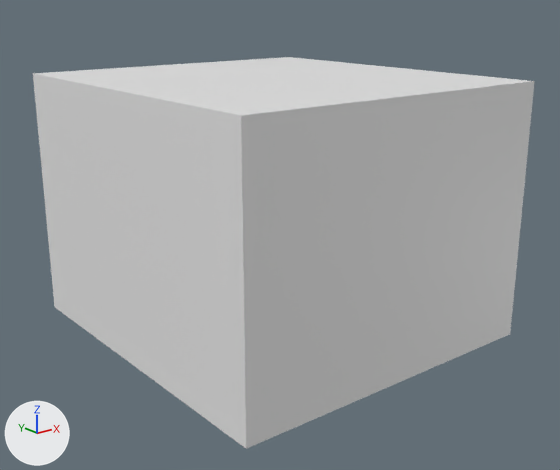
What one commit did to the FBX model Models/FBX/aquariumCoralMedium.FBX.
Camera for both pictures: a camera (50 mm lens) standing at (-6.71, -8.56, 4.75) and looking at (0.07, -0.08, 1.36). The lights are fixed; the arrows at lower left show +X, +Y and +Z.
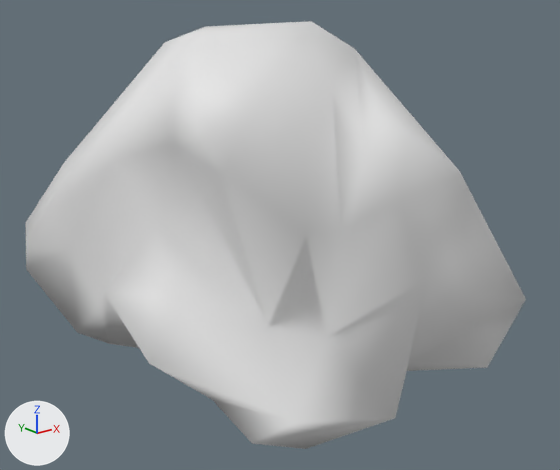
Where the change shows, as pixel boxes [x1, y1, x2, y2] in the pictures (560 x 470 px):
'Box002', reshaped, moved, rescaled (9% taller): before [33, 57, 535, 449]; after [26, 21, 526, 449]
part 1 of me_mesh, built on: before [33, 57, 535, 449]; after [26, 21, 526, 449]

The edits, one by one:
me_mesh is used by ob_box002; location (0.0, 0.0, 0.0); scale (0.0254, 0.0254, 0.0254).
me_mesh had 8 vertices, 12 faces and spanned x -94.0..94.0, y -101.0..101.0, z 0.0..143.0.
me_mesh now has 57 vertices, 110 faces and spans x -117.0..119.0, y -115.0..127.0, z -35.0..179.0.
me_mesh part 1: the whole mesh is rebuilt.
me_mesh part 2: the surface is now shaded smooth.
Object 'Box002' (ob_box002) moves from (0.0, 0.0, 0.0) to (0.0, 0.0, 0.13).
Object 'Box002' (ob_box002) is rescaled from (0.0254, 0.0254, 0.0254) to (0.0238, 0.0238, 0.0238).
